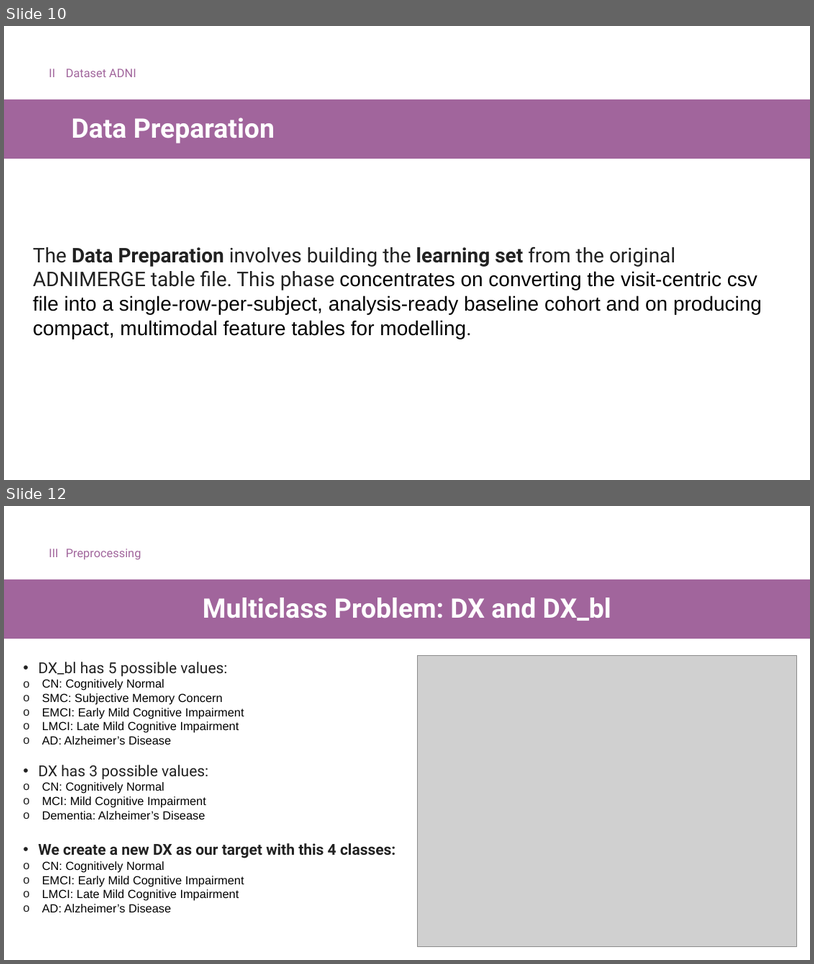
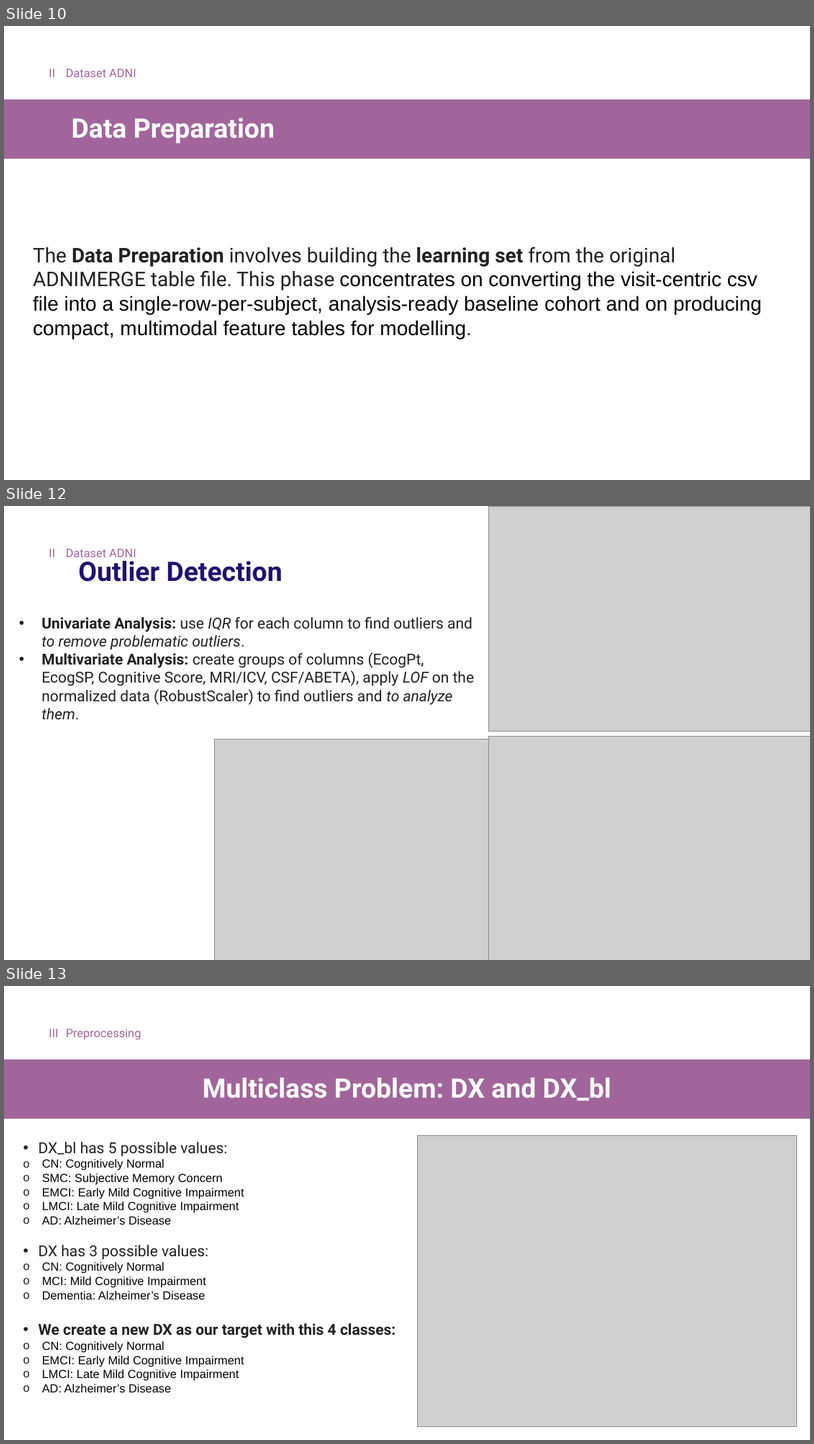
Before and after one commit to Tenshin000/CogniPredictAD, a slide deck: Presentation.pptx. Shown one above the other, each under a label of ours: slides 10 and 12 before the commit, slides 10, 12 and 13 after it; the slides between them are not shown. The pictures are 814x964 and 814x1444 pixels, drawn with LibreOffice and Linux fonts; fonts in the diff are those of the drawing; grey boxes stand for pictures. Boxes give left, top, right and bottom in pixels: in the first picture for what was removed or moved away, otherwise in the second. Text is boxed around its words. In the diff, an @@ line names an element or a change of style, - is before the commit and + after.

```diff
--- a/Presentation.pptx
+++ b/Presentation.pptx
@@ slide 12 added at <box>4,506,810,960</box>, background #FFFFFF @@
@@ picture added at <box>489,506,810,731</box> @@
@@ text added at <box>49,548,55,557</box>, 14 pt, text #A1659C @@
+II
@@ text added at <box>66,548,136,557</box>, 14 pt, text #A1659C @@
+Dataset ADNI
@@ text added at <box>78,556,283,582</box>, 32 pt, text #201171, bold @@
+Outlier Detection
@@ text added at <box>41,617,475,719</box>, 18 pt, text #212121 @@
+• Univariate Analysis: use IQR for each column to find outliers and to remove problematic outliers.
+• Multivariate Analysis: create groups of columns (EcogPt, EcogSP, Cognitive Score, MRI/ICV, CSF/ABETA), apply LOF on the normalized data (RobustScaler) to find outliers and to analyze them.
@@ picture added at <box>214,739,489,960</box> @@
@@ picture added at <box>489,736,810,960</box> @@
@@ what was slide 12 is now slide 13 @@
```
Also in this commit, not shown: 7 slides changed, 1 other slide added, 17 other files.
